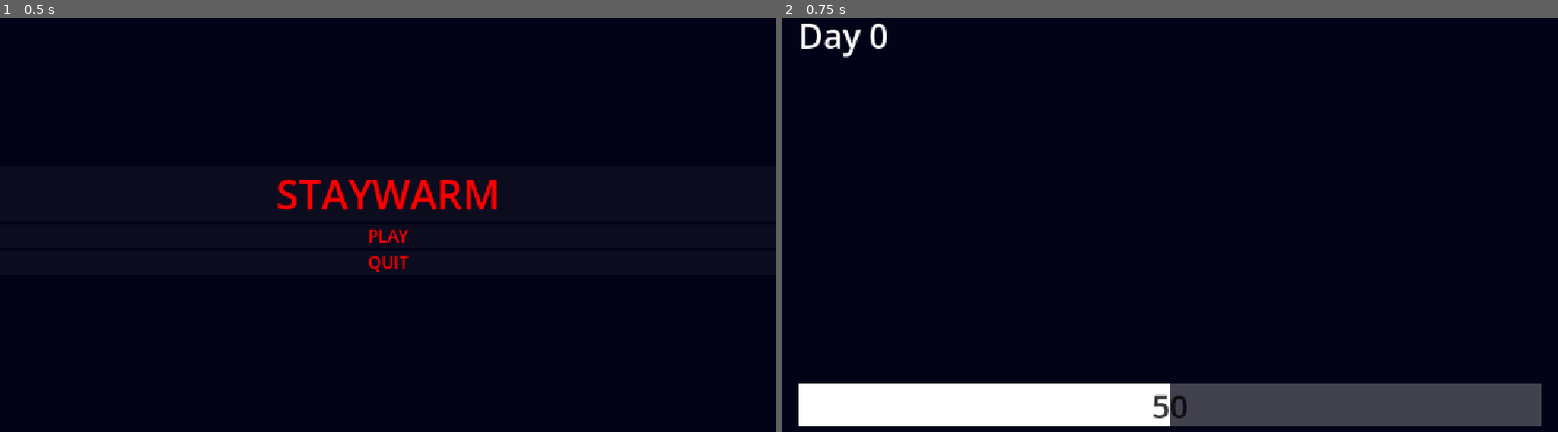
Above: before the commit, frames 1-2 (left to right).
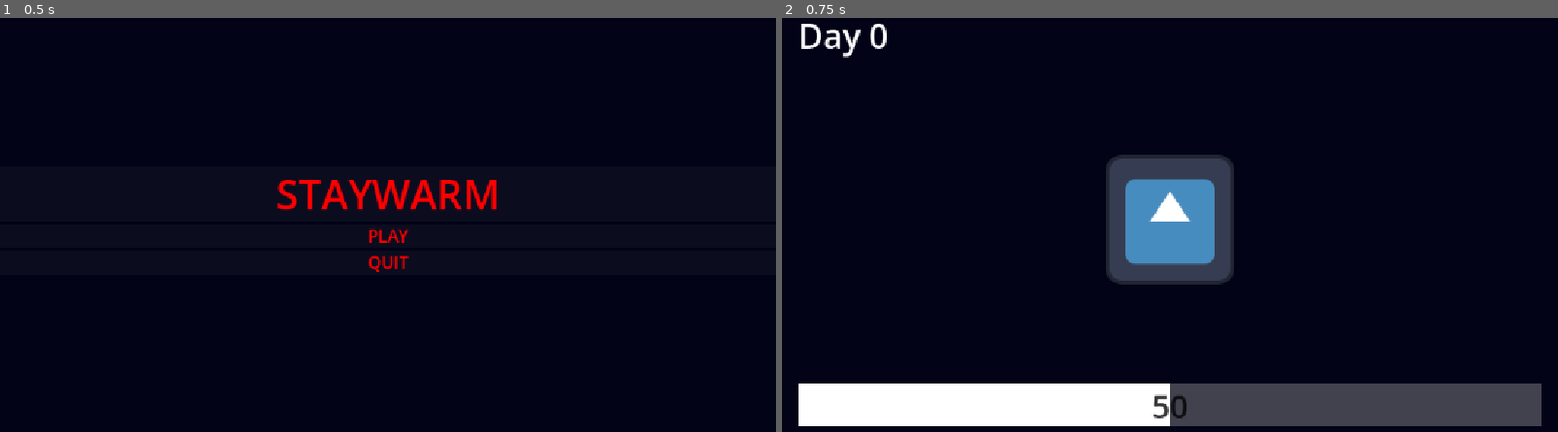
Above: after the commit, the same moments.

Repository: antholol/godot-wild-jam-99
Game: Godot game, scene res://scenes/menu.tscn
Same seed, same stepped clock (60 frames per second), same inputs: the game is played once before the commit and once after it. The engine's default icon, where the game draws it, is replaced by a stand-in: a white triangle on a blue panel in a dark square.
Inputs:
- Up to frame 1 (0.5 s): no input
- Up to frame 2 (0.75 s): click "PLAY" at 0.5 s

Frame 1 is identical in both runs. In frame 2, 5.1% of the frame differs, in the area x 41-59%, y 33-65%.

Commit message:
加貓

Diff:
--- a/project_time_tracker.json
+++ b/project_time_tracker.json
@@ -1,8 +1,8 @@
 {
-  "2D": 640.913,
-  "3D": 1.161,
+  "2D": 999.625,
+  "3D": 2.151,
   "Asset Store": 60.051,
   "Documentation": 489.292000000007,
-  "Game": 977.177,
-  "Script": 3437.695
+  "Game": 1098.816,
+  "Script": 3483.7
 }
--- a/scenes/mainGame.tscn
+++ b/scenes/mainGame.tscn
@@ -2,6 +2,7 @@
 
 [ext_resource type="Script" uid="uid://xmi3lov54tgj" path="res://scenes/main_game.gd" id="1_mw4qg"]
 [ext_resource type="Theme" uid="uid://ci8pynjmmu7yd" path="res://assets/theme.tres" id="2_mmojm"]
+[ext_resource type="Texture2D" uid="uid://demwju3dpxjdw" path="res://icon.svg" id="3_iuu36"]
 
 [sub_resource type="Gradient" id="Gradient_iuu36"]
 offsets = PackedFloat32Array(0.2, 0.5, 0.8)
@@ -85,3 +86,18 @@
 text = "dingle dop"
 horizontal_alignment = 1
 vertical_alignment = 1
+
+[node name="BoxContainer" type="BoxContainer" parent="CanvasLayer" unique_id=1122470702]
+anchors_preset = 8
+anchor_left = 0.5
+anchor_top = 0.5
+anchor_right = 0.5
+anchor_bottom = 0.5
+grow_horizontal = 2
+grow_vertical = 2
+size_flags_horizontal = 4
+size_flags_vertical = 4
+
+[node name="cat" type="Sprite2D" parent="CanvasLayer/BoxContainer" unique_id=359311703]
+scale = Vector2(1.5, 1.5)
+texture = ExtResource("3_iuu36")
--- a/scenes/main_game.gd
+++ b/scenes/main_game.gd
@@ -17,7 +17,7 @@
 	gameTimeInSeconds = timePassed(Global.startTime,Global.currentTime)
 
 func _process(delta: float) -> void:
-	Global.daysPassed = gameTimeInSeconds / (30)
+	Global.daysPassed = gameTimeInSeconds / (5 * 60)
 	dayCounter(Global.daysPassed)
 	changeHeat(Global.heat)
 	print(gameTimeInSeconds)
